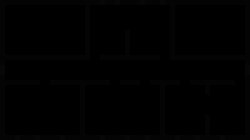
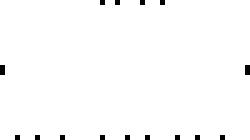
Two versions of the same layered image (250x140). Layer-by-layer changes:
painted on "windows" over [0, 0, 250, 140]
hid "walls", painted on it over [0, 0, 250, 140]
hid "air" over [0, 0, 250, 140]
